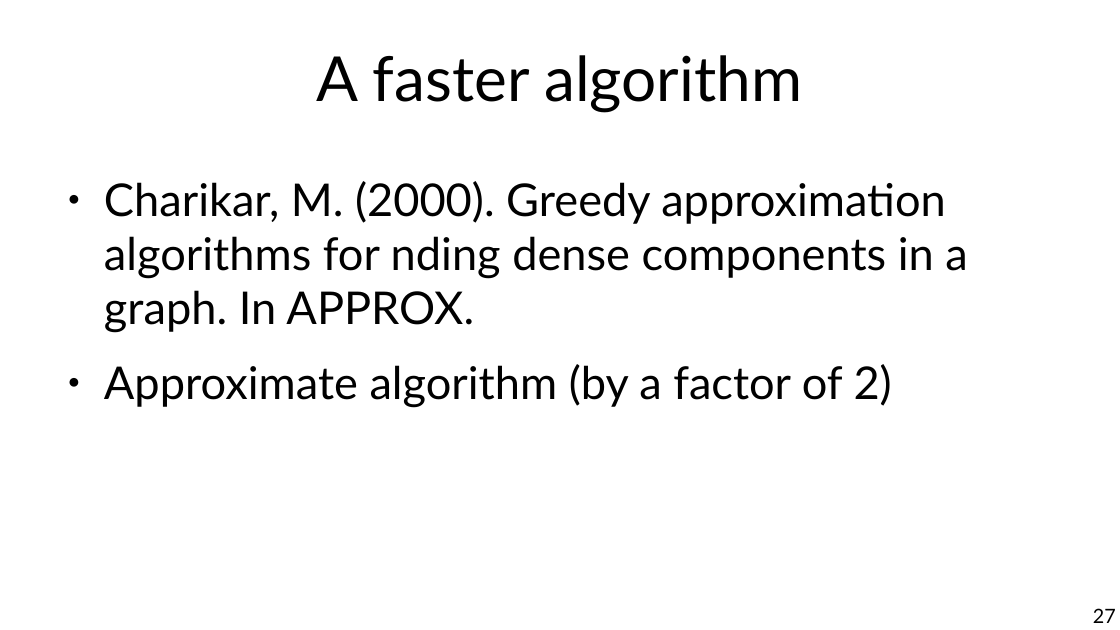
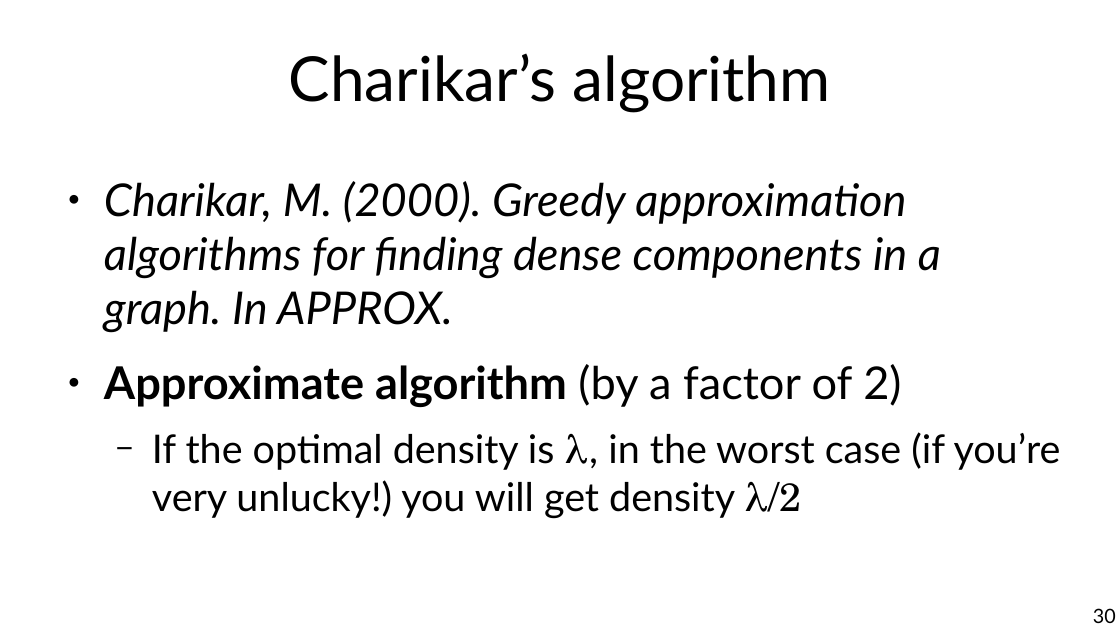
Before and after one commit to chatox/networks-science-course, a slide deck: slide 30 of theory/tt13_dense_subgraphs.odp (slide 27 before the commit). Drawn at 1120x630 pixels with LibreOffice and Linux fonts; fonts in the diff are those of the drawing. Boxes give left, top, right and bottom in pixels: in the first picture for what was removed or moved away, otherwise in the second. Text is boxed around its words. In the diff, an @@ line names an element or a change of style, - is before the commit and + after.

Commit message:
Explanation of Charikar

```diff
--- a/theory/tt13_dense_subgraphs.odp
+++ b/theory/tt13_dense_subgraphs.odp
@@ title at (289, 53, 831, 113): text changed @@
-A faster algorithm
+Charikar’s algorithm
@@ text at (104, 181, 941, 333): text changed; italic on @@
-● Charikar, M. (2000). Greedy approximation algorithms for nding dense components in a graph. In APPROX.
+● Charikar, M. (2000). Greedy approximation algorithms for finding dense components in a graph. In APPROX.
@@ text at (104, 364, 901, 407): bold on in "Approximate algorithm" @@
@@ text at (152, 432, 1061, 518): paragraph added @@
+  − If the optimal density is λ, in the worst case (if you’re very unlucky!) you will get density λ/2
@@ page number at (1093, 608, 1116, 623): text changed @@
-27
+30
```
Also in this commit, not shown: 4 other slides changed, 4 slides added, 1 slide removed, 1 other file.
